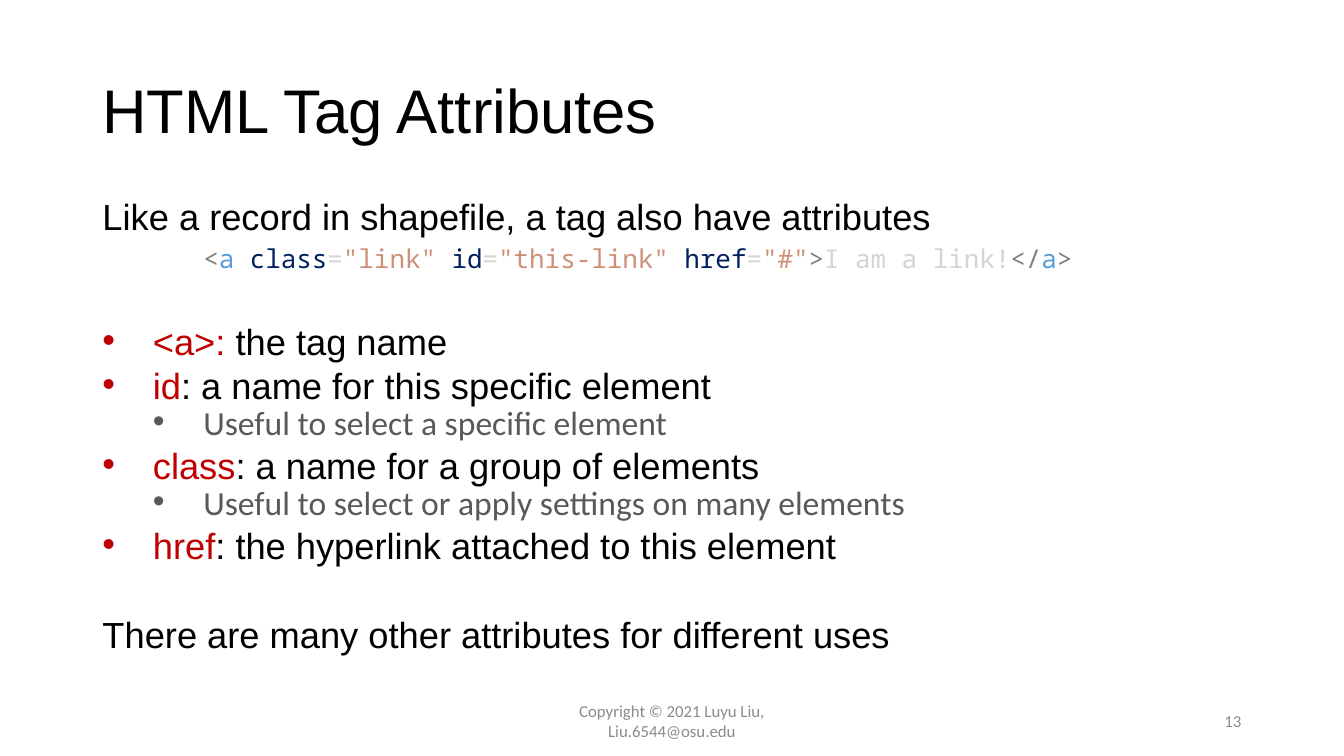
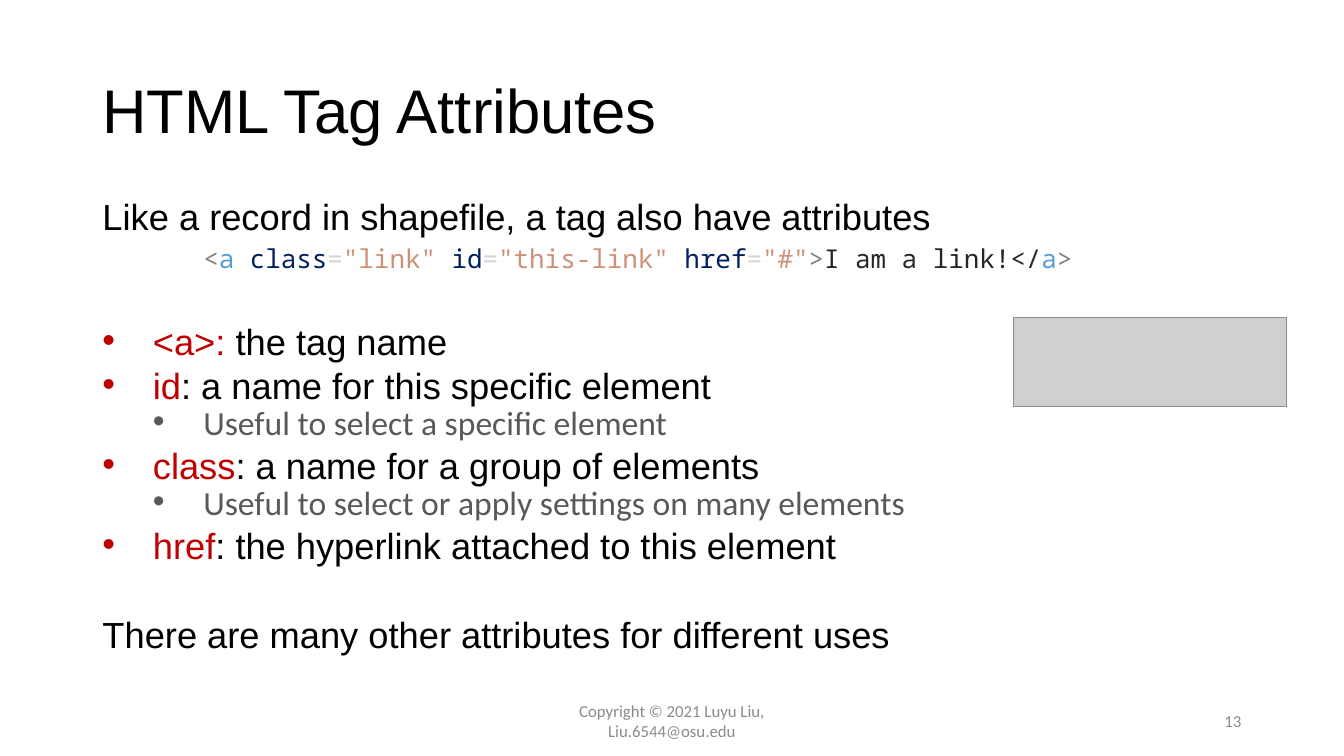
Before and after one commit to xiaohuiliugis/UCGIS-Fullstack-Geovisualization-Workshop, a slide deck: slide 13 of doc/presentation.pptx. Drawn at 1344x756 pixels with LibreOffice and Linux fonts; fonts in the diff are those of the drawing; grey boxes stand for pictures; background and template pictures are left out. Boxes give left, top, right and bottom in pixels: in the first picture for what was removed or moved away, otherwise in the second. Text is boxed around its words. In the diff, an @@ line names an element or a change of style, - is before the commit and + after.

```diff
--- a/doc/presentation.pptx
+++ b/doc/presentation.pptx
@@ text at [203,248,1073,269]: text colour #D4D4D4 to #262626 in "href="#">I am a link!</a>"; text colour #808080 to #262626 in "link!</a>" @@
@@ picture added at [1014,318,1288,406] @@
```
Also in this commit, not shown: 6 other slides changed, 1 other file.
